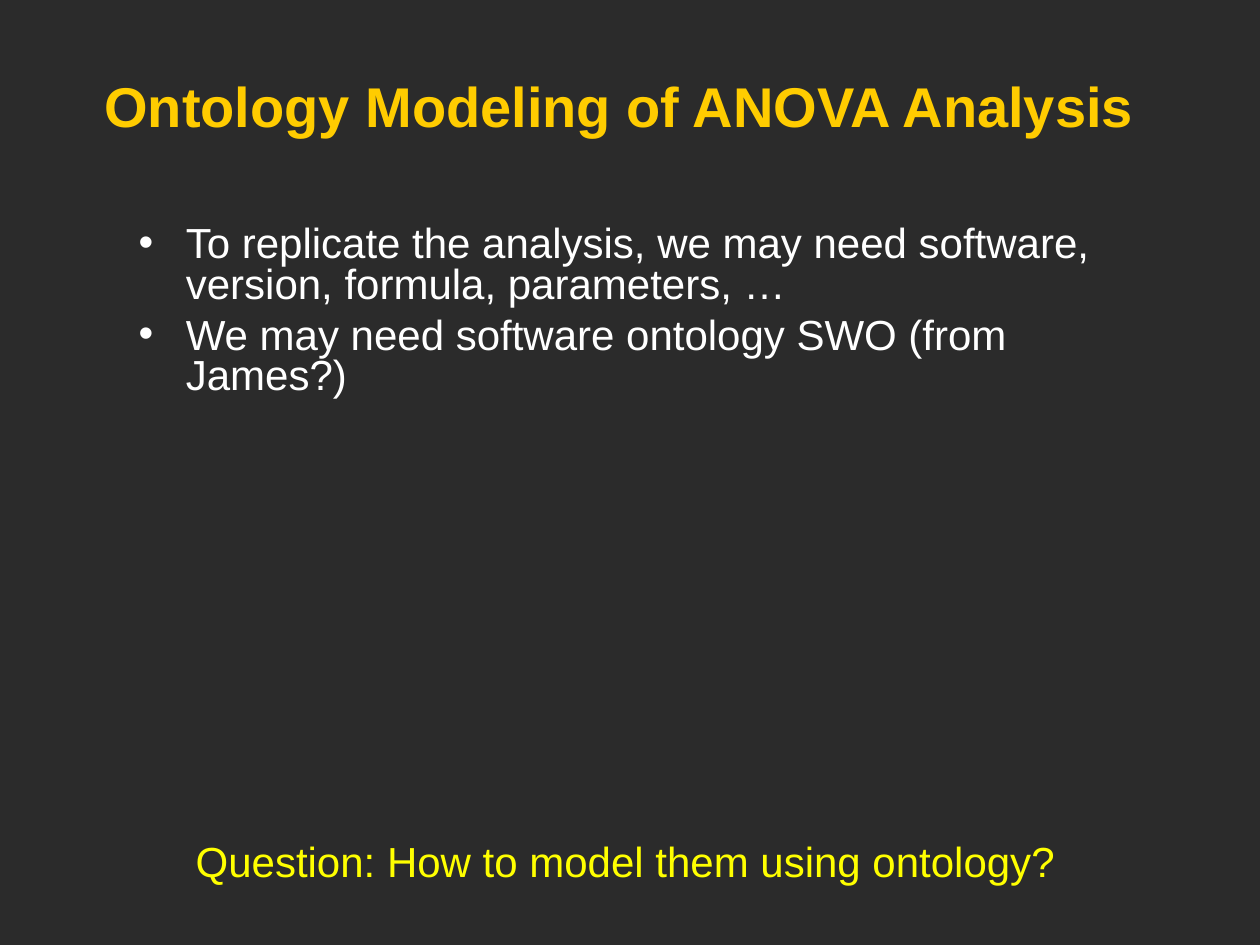
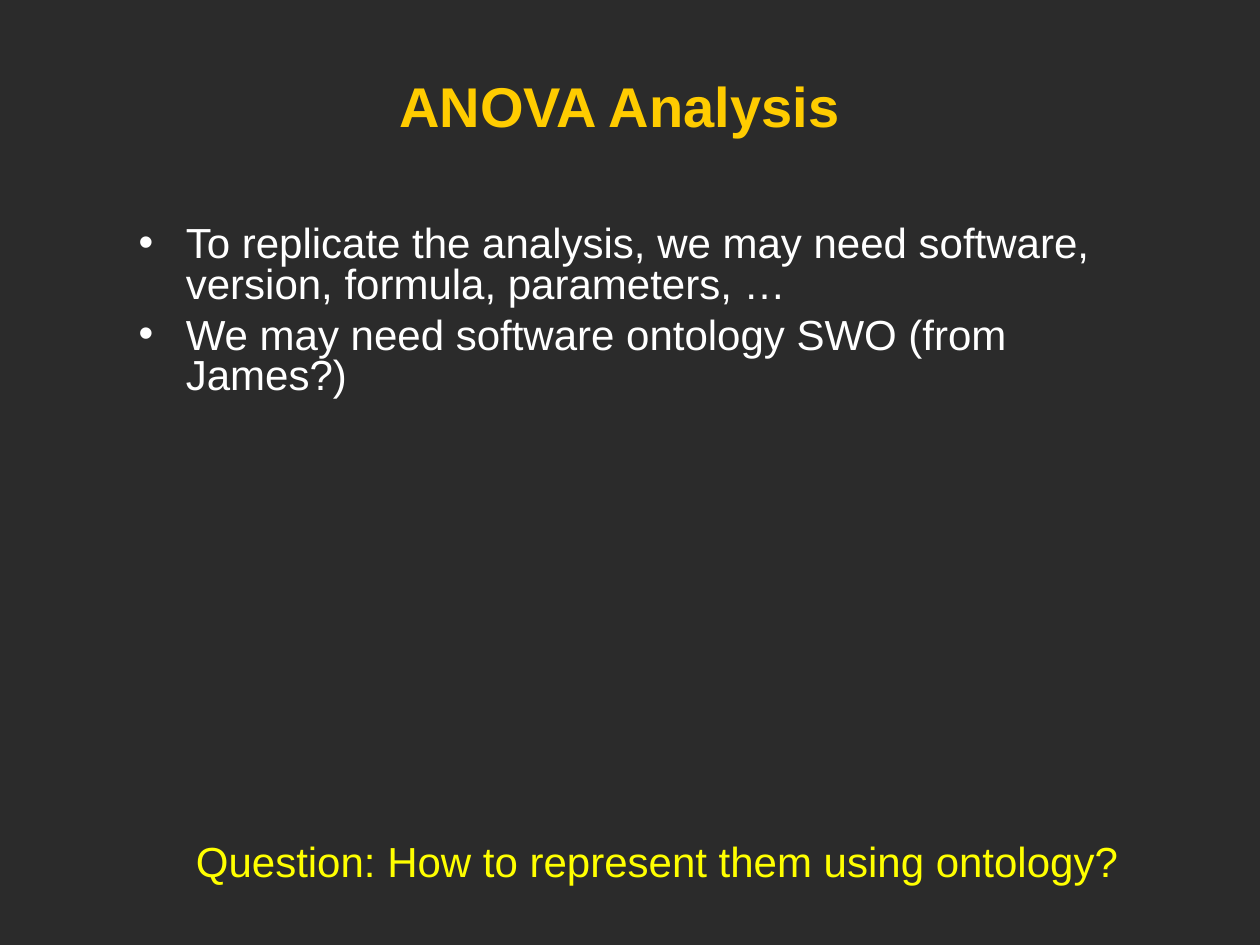
Before and after one commit to obi-ontology/obi-legacy-svn, a slide deck: slide 19 of trunk/docs/developer/use cases/Vaccine_usercase_Vancouver2010.ppt. Drawn at 1260x945 pixels with LibreOffice and Linux fonts; fonts in the diff are those of the drawing; background and template pictures are left out; a plain dark background stands for a picture behind light text. Boxes give left, top, right and bottom in pixels: in the first picture for what was removed or moved away, otherwise in the second. Text is boxed around its words. In the diff, an @@ line names an element or a change of style, - is before the commit and + after.

```diff
--- a/trunk/docs/developer/use cases/Vaccine_usercase_Vancouver2010.ppt
+++ b/trunk/docs/developer/use cases/Vaccine_usercase_Vancouver2010.ppt
@@ title at [399, 86, 839, 138]: text changed @@
-Ontology Modeling of ANOVA Analysis
+ANOVA Analysis
@@ text at [196, 846, 1118, 886]: text changed @@
-Question: How to model them using ontology?
+Question: How to represent them using ontology?
```
Also in this commit, not shown: 16 other slides changed.
